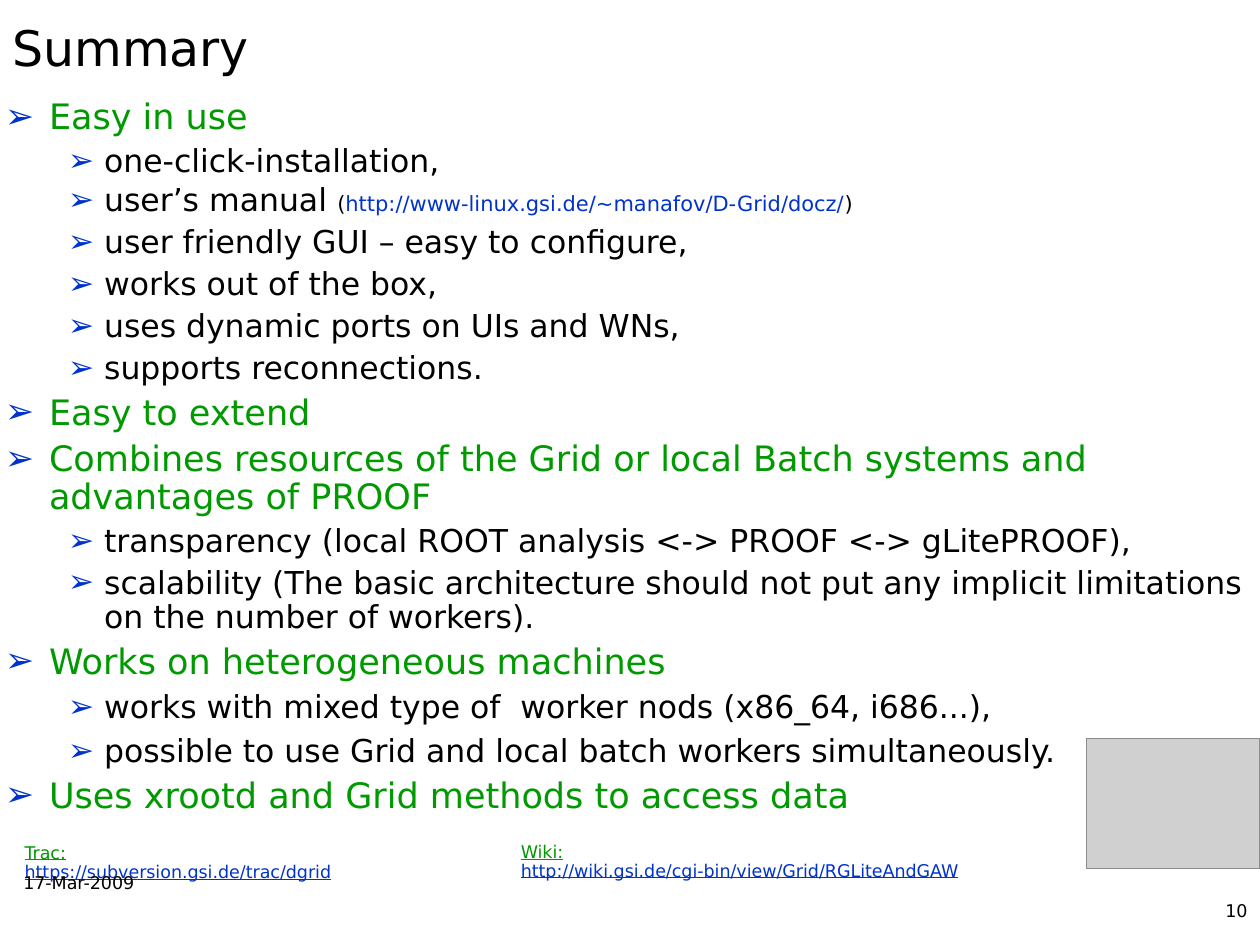
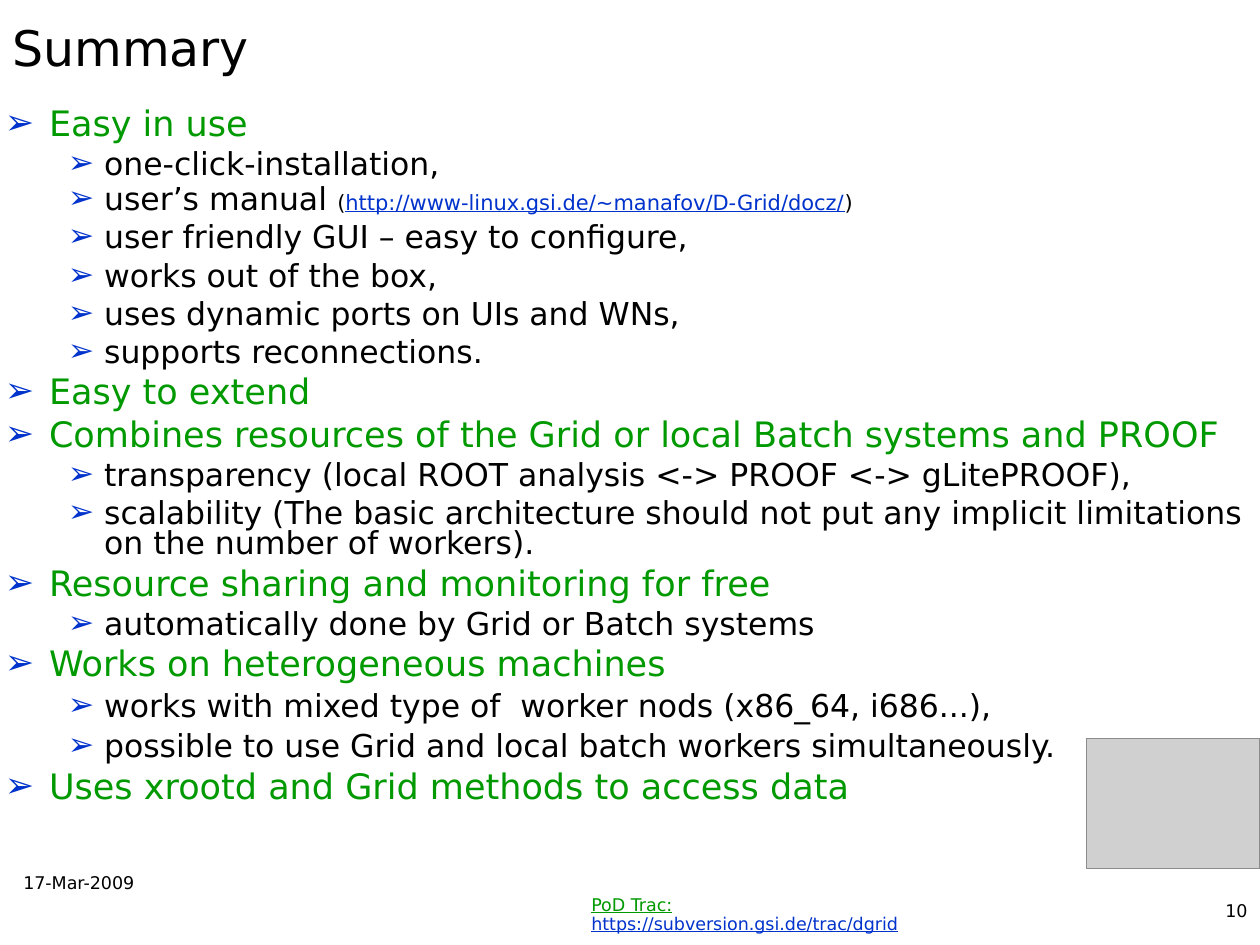
Before and after one commit to AnarManafov/PoDDocumentation, a slide deck: slide 10 of CHEP/CHEP2009/CHEP2009-PoD-AnarManafov.ppt. Drawn at 1260x945 pixels with LibreOffice and Linux fonts; fonts in the diff are those of the drawing; grey boxes stand for pictures; background and template pictures are left out. Boxes give left, top, right and bottom in pixels: in the first picture for what was removed or moved away, otherwise in the second. Text is boxed around its words. In the diff, an @@ line names an element or a change of style, - is before the commit and + after.

```diff
--- a/CHEP/CHEP2009/CHEP2009-PoD-AnarManafov.ppt
+++ b/CHEP/CHEP2009/CHEP2009-PoD-AnarManafov.ppt
@@ text at (49, 109, 1241, 800): underline on in "(http://www-linux.gsi.de/~manafov/D-Grid/docz/)"; line spacing 0.9 to 0.8; line spacing 0.93 to 0.83 @@
@@ text at (49, 420, 1219, 455): text changed @@
-➢ Combines resources of the Grid or local Batch systems and advantages of PROOF
+➢ Combines resources of the Grid or local Batch systems and PROOF
@@ text at (49, 569, 814, 642): paragraphs added @@
+➢ Resource sharing and monitoring for free
+  ➢ automatically done by Grid or Batch systems
@@ text removed at (521, 844, 959, 881) @@
-Wiki: http://wiki.gsi.de/cgi-bin/view/Grid/RGLiteAndGAW
@@ text at (591, 898, 898, 934): text changed @@
-Trac: https://subversion.gsi.de/trac/dgrid
+PoD Trac: https://subversion.gsi.de/trac/dgrid
```
Also in this commit, not shown: 2 other slides changed.
